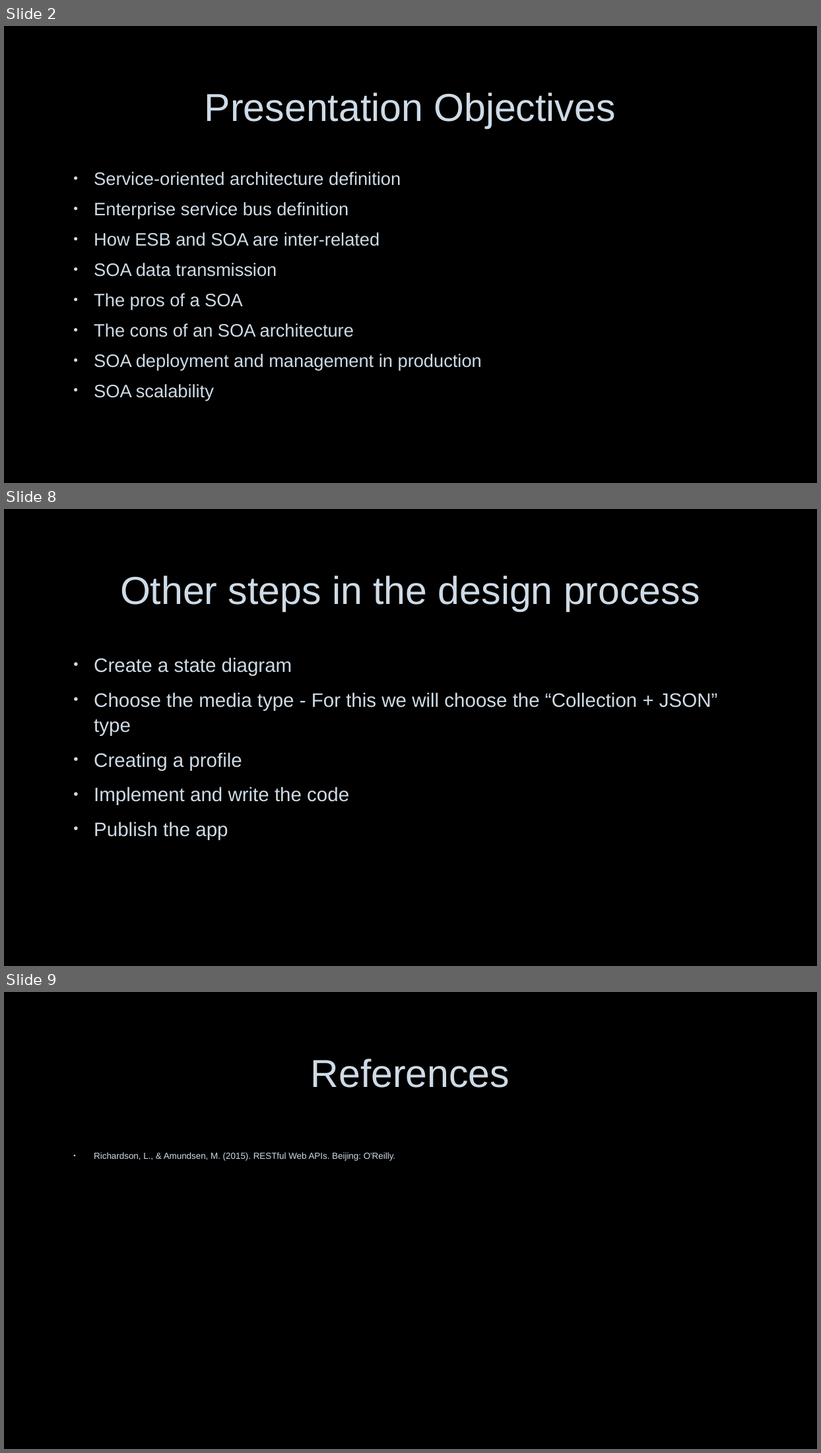
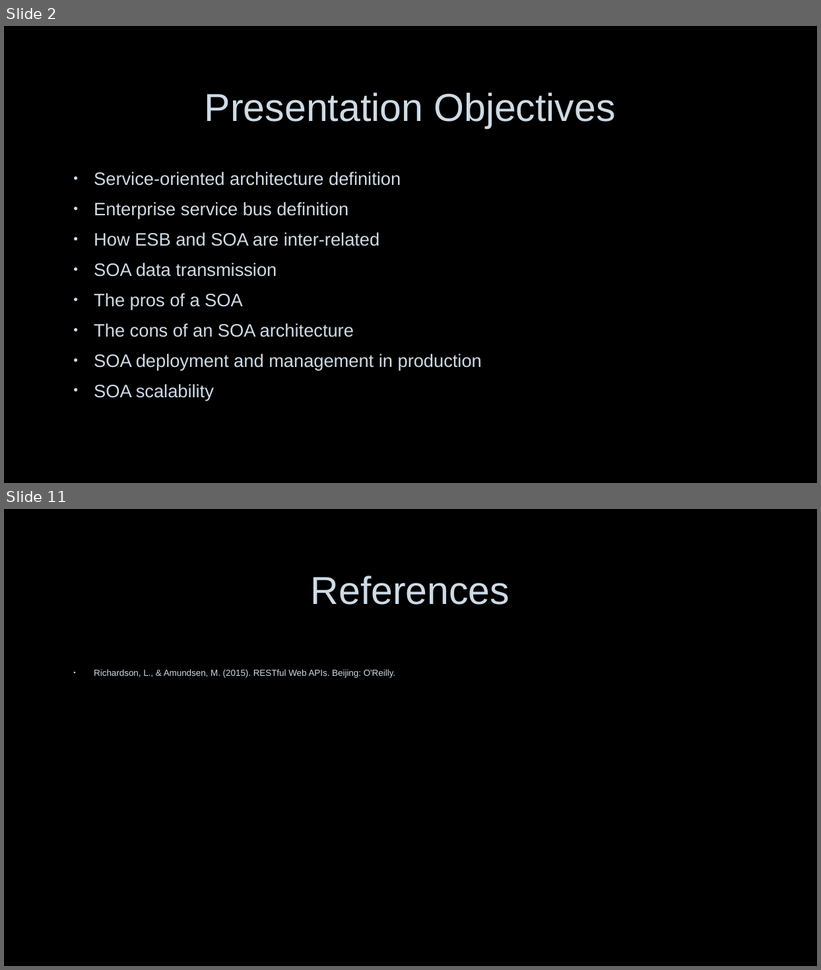
Before and after one commit to nerdommicro/WEB-420, a slide deck: week7-and-group_project/nesbitt-week7.pptx. Shown one above the other, each under a label of ours: slides 2, 8 and 9 before the commit, slides 2 and 11 after it; the slides between them are not shown. The pictures are 821x1453 and 821x970 pixels, drawn with LibreOffice and Linux fonts; fonts in the diff are those of the drawing; background and template pictures are left out. Boxes give left, top, right and bottom in pixels: in the first picture for what was removed or moved away, otherwise in the second. Text is boxed around its words. In the diff, an @@ line names an element or a change of style, - is before the commit and + after.

```diff
--- a/week7-and-group_project/nesbitt-week7.pptx
+++ b/week7-and-group_project/nesbitt-week7.pptx
@@ slide 8 removed at bbox=[4, 509, 817, 966], background picture (left out) @@
@@ title removed at bbox=[120, 576, 700, 611] @@
-Other steps in the design process
@@ text removed at bbox=[94, 657, 718, 840] @@
-• Create a state diagram
-• Choose the media type - For this we will choose the “Collection + JSON” type
-• Creating a profile
-• Implement and write the code
-• Publish the app
@@ what was slide 9 is now slide 11 @@
```
Also in this commit, not shown: 8 slides added, 5 other slides removed, 1 other file.
